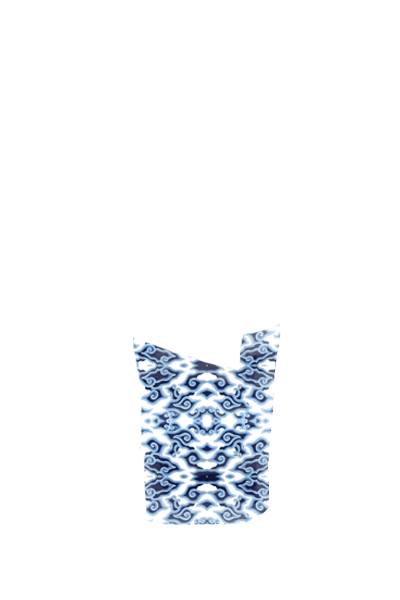
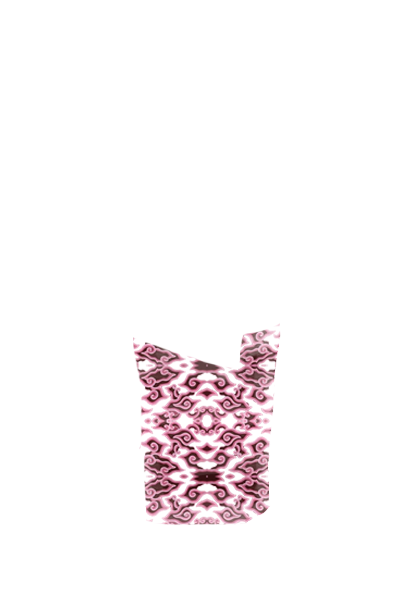
Layer changes from the first 400 × 600 image to the second:
painted on "desain2_3" over [133, 323, 281, 525]
